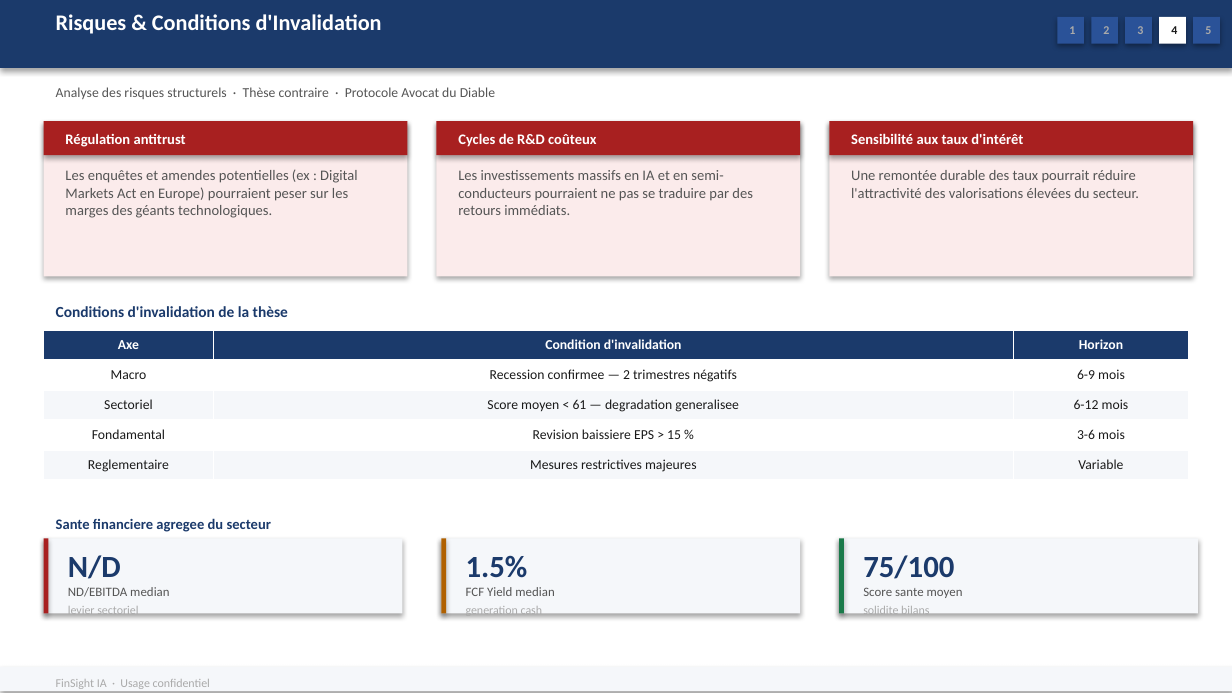
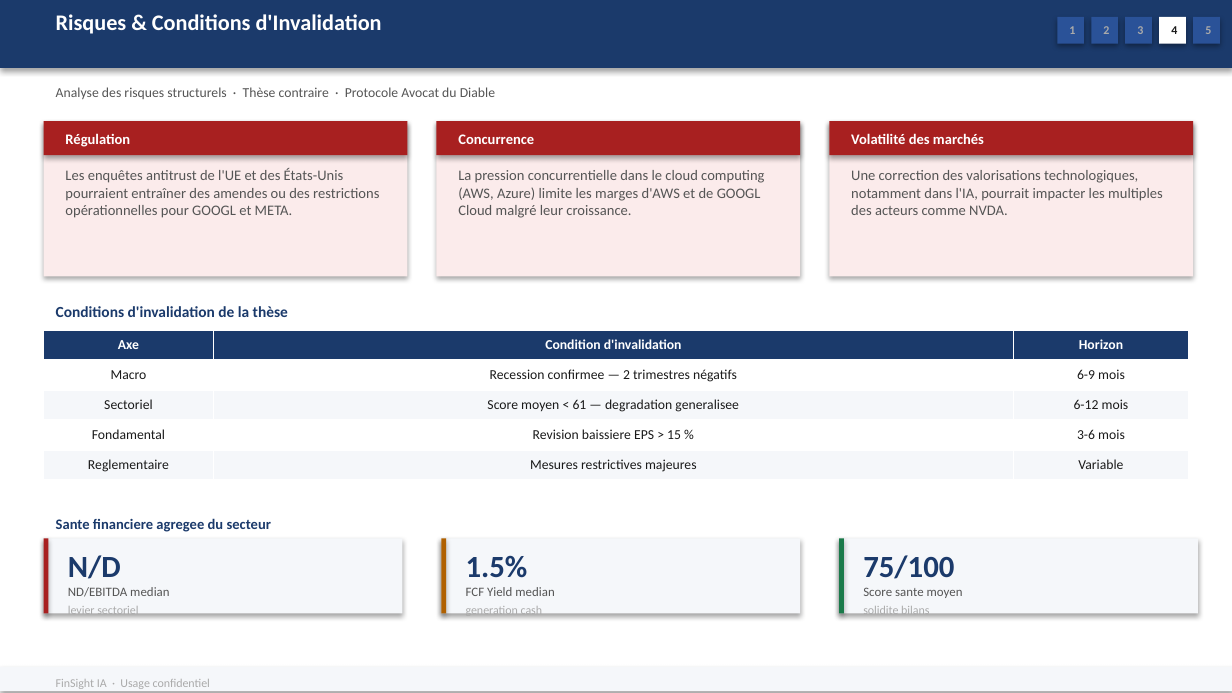
Before and after one commit to baptistejeh07-art/finsight-ia, a slide deck: slide 17 of preview/secteur_Technology_S&P_500/secteur_Technology_S&P_500.pptx. Drawn at 1232x693 pixels with LibreOffice and Linux fonts; fonts in the diff are those of the drawing. Boxes give left, top, right and bottom in pixels: in the first picture for what was removed or moved away, otherwise in the second. Text is boxed around its words. In the diff, an @@ line names an element or a change of style, - is before the commit and + after.

Commit message:
chore(preview): secteur_Technology_S&P_500 outputs regeneres

```diff
--- a/preview/secteur_Technology_S&P_500/secteur_Technology_S&P_500.pptx
+++ b/preview/secteur_Technology_S&P_500/secteur_Technology_S&P_500.pptx
@@ text at [65,133,130,147]: text changed @@
-Régulation antitrust
+Régulation
@@ text at [458,134,534,144]: text changed @@
-Cycles de R&D coûteux
+Concurrence
@@ text at [851,133,984,144]: text changed @@
-Sensibilité aux taux d'intérêt
+Volatilité des marchés
@@ text at [65,168,379,218]: text changed @@
-Les enquêtes et amendes potentielles (ex : Digital Markets Act en Europe) pourraient peser sur les marges des géants technologiques.
+Les enquêtes antitrust de l'UE et des États-Unis pourraient entraîner des amendes ou des restrictions opérationnelles pour GOOGL et META.
@@ text at [458,170,764,218]: text changed @@
-Les investissements massifs en IA et en semi-conducteurs pourraient ne pas se traduire par des retours immédiats.
+La pression concurrentielle dans le cloud computing (AWS, Azure) limite les marges d'AWS et de GOOGL Cloud malgré leur croissance.
@@ text at [851,170,1163,215]: text changed @@
-Une remontée durable des taux pourrait réduire l'attractivité des valorisations élevées du secteur.
+Une correction des valorisations technologiques, notamment dans l'IA, pourrait impacter les multiples des acteurs comme NVDA.
```
Also in this commit, not shown: 6 other slides changed, 2 other files.
